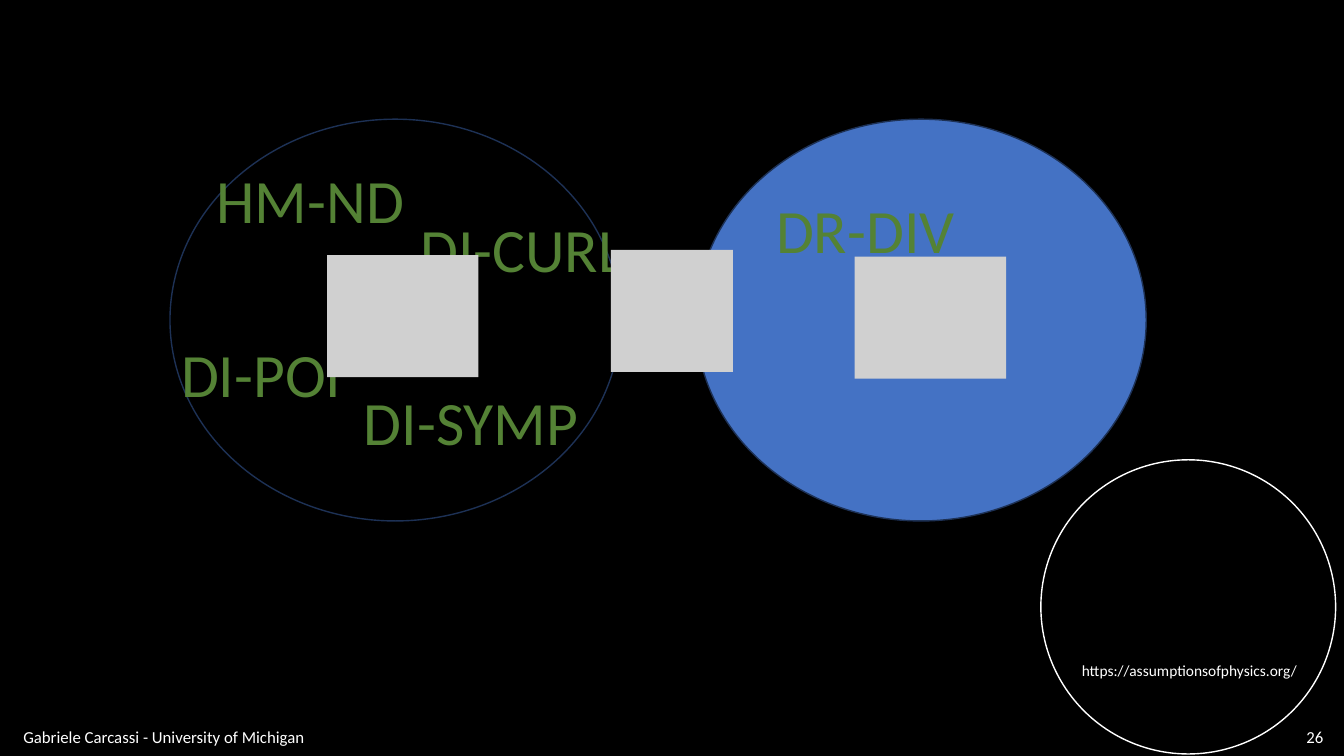
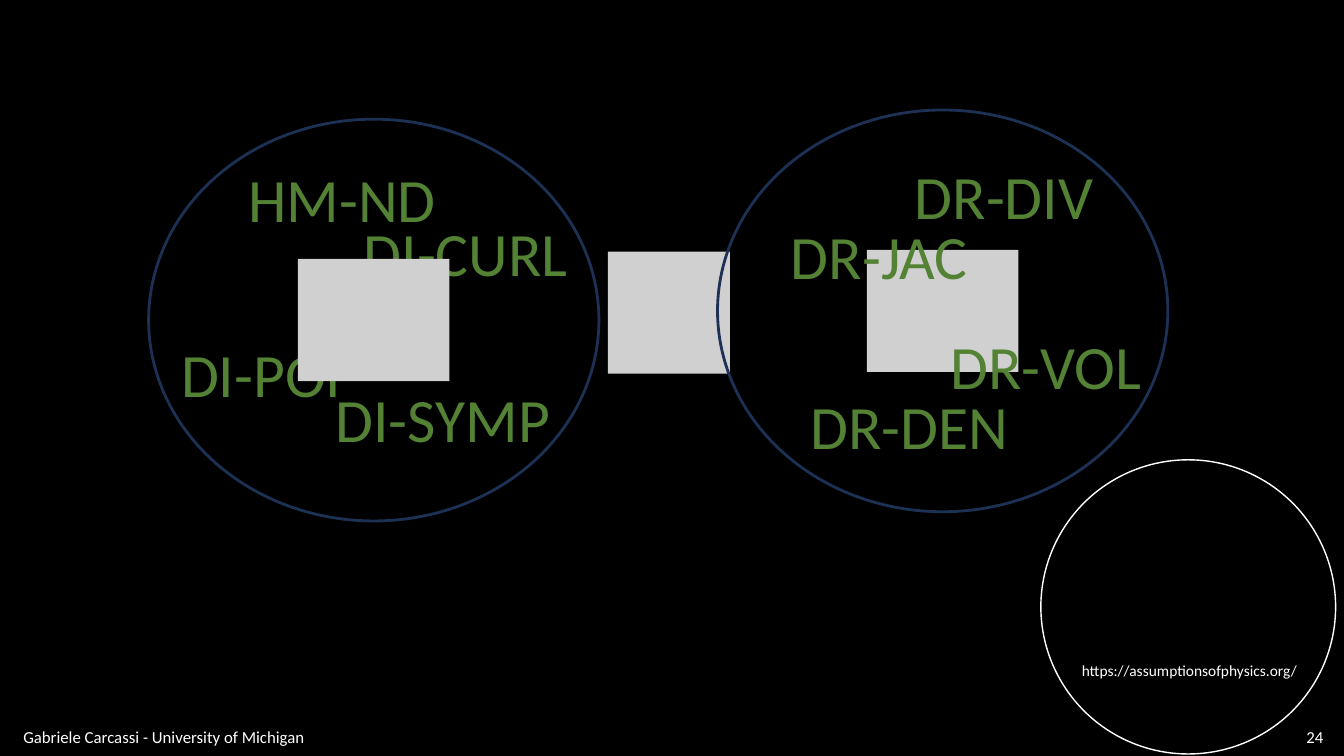
Before and after one commit to assumptionsofphysics/slides, a slide deck: slide 24 of BookCompanions-v2/RP-Class-4.pptx (slide 26 before the commit). Drawn at 1344x756 pixels with LibreOffice and Linux fonts; fonts in the diff are those of the drawing; grey boxes stand for pictures; background and template pictures are left out. Boxes give left, top, right and bottom in pixels: in the first picture for what was removed or moved away, otherwise in the second. Text is boxed around its words. In the diff, an @@ line names an element or a change of style, - is before the commit and + after.

```diff
--- a/BookCompanions-v2/RP-Class-4.pptx
+++ b/BookCompanions-v2/RP-Class-4.pptx
@@ ellipse moved from (x1=170, y1=119, x2=621, y2=521) to (x1=148, y1=119, x2=599, y2=521) @@
@@ ellipse at (x1=148, y1=119, x2=599, y2=521): outline #1E3256 1 pt to #1E3256 2 pt @@
@@ ellipse moved from (x1=696, y1=119, x2=1146, y2=521) to (x1=718, y1=110, x2=1169, y2=512) @@
@@ ellipse at (x1=718, y1=110, x2=1169, y2=512): fill #4472C4 to none; outline #1E3256 1 pt to #1E3256 2 pt @@
@@ text "HM-ND" moved from (x1=216, y1=171, x2=403, y2=223) to (x1=248, y1=182, x2=435, y2=237) @@
@@ text "DR-DIV" rewrapped from (x1=776, y1=213, x2=954, y2=268) to (x1=915, y1=179, x2=1093, y2=219) @@
@@ text "DI-CURL" rewrapped from (x1=420, y1=221, x2=624, y2=287) to (x1=364, y1=236, x2=568, y2=291) @@
@@ text added at (x1=791, y1=228, x2=968, y2=294), 44 pt, text #548235 @@
+DR-JAC
@@ picture moved from (x1=327, y1=255, x2=478, y2=377) to (x1=298, y1=259, x2=450, y2=381) @@
@@ picture moved from (x1=855, y1=257, x2=1006, y2=379) to (x1=867, y1=250, x2=1018, y2=372) @@
@@ text added at (x1=950, y1=338, x2=1141, y2=390), 44 pt, text #548235 @@
+DR-VOL
@@ text "DI-SYMP" moved from (x1=364, y1=405, x2=578, y2=460) to (x1=336, y1=402, x2=550, y2=457) @@
@@ text added at (x1=810, y1=409, x2=1008, y2=449), 44 pt, text #548235 @@
+DR-DEN
@@ page number at (x1=1306, y1=732, x2=1323, y2=743): text changed @@
-26
+24
```
Also in this commit, not shown: 17 other slides changed, 24 slides added.
